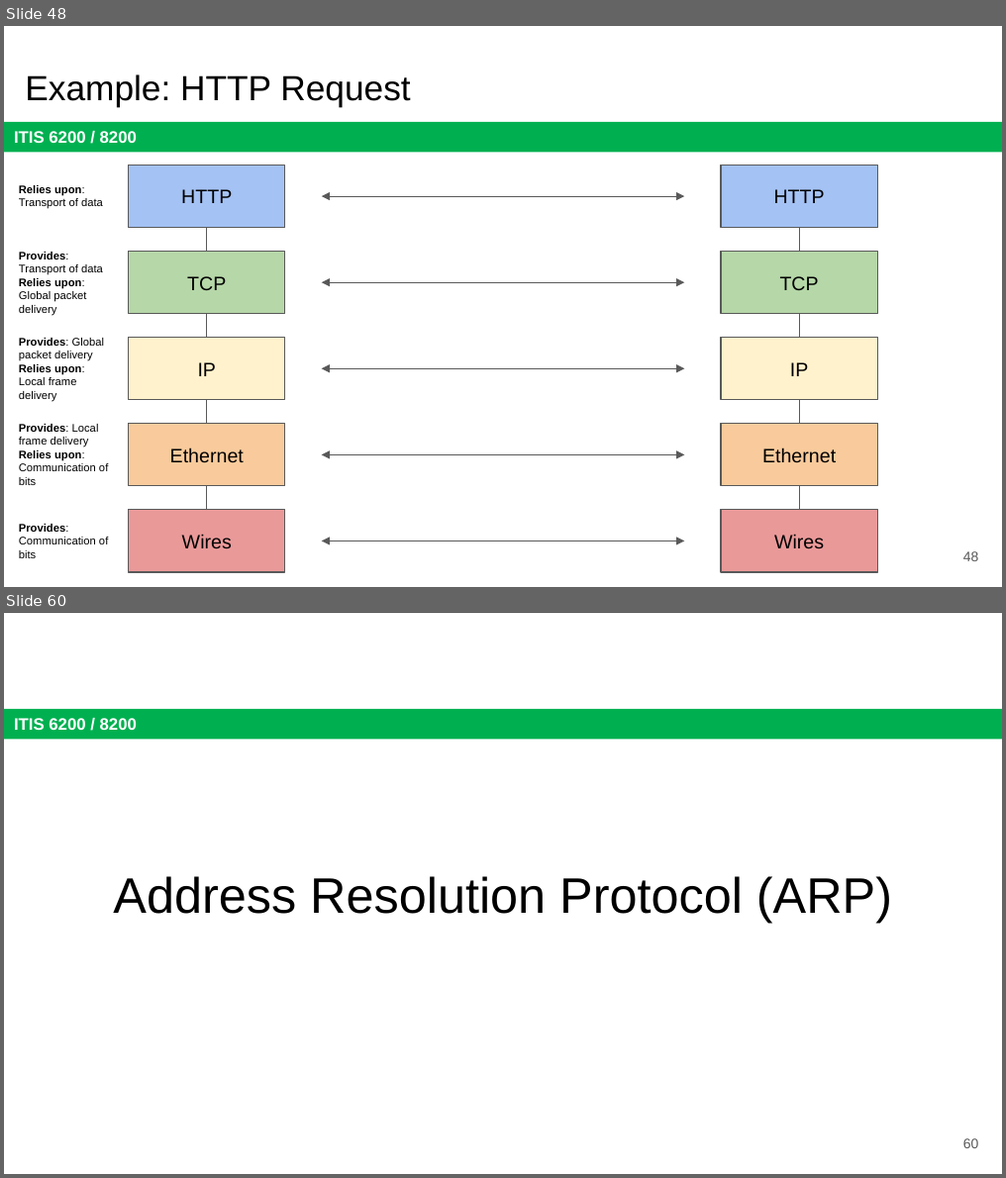
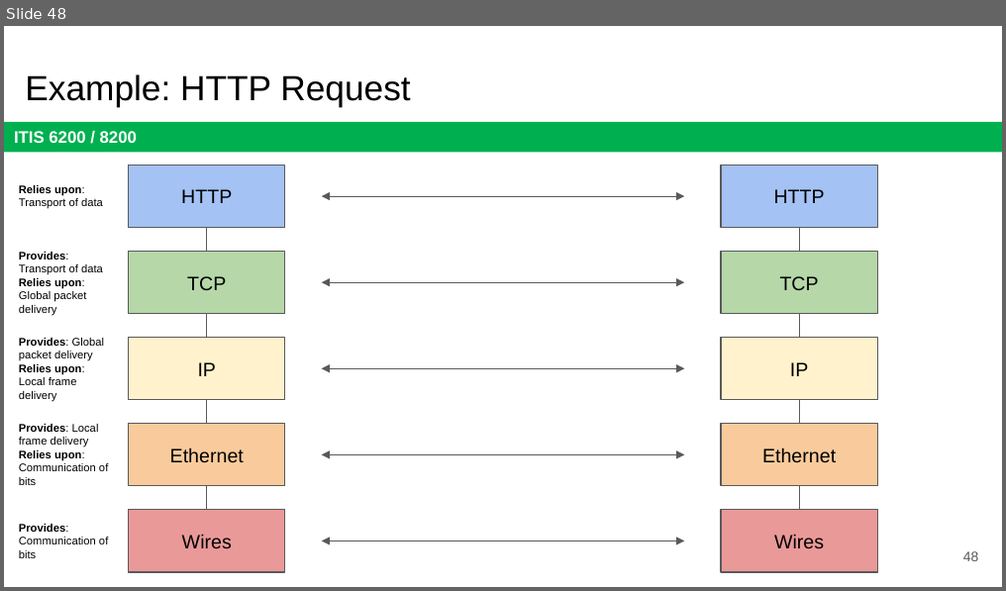
Before and after one commit to jx5c/github.io, a slide deck: teaching/ITIS6200/2023fa/lectures/lec14.pptx. Shown one above the other, each under a label of ours: slides 48 and 60 before the commit, slide 48 after it; the slides between them are not shown. The pictures are 1006x1178 and 1006x591 pixels, drawn with LibreOffice and Linux fonts; fonts in the diff are those of the drawing. Boxes give left, top, right and bottom in pixels: in the first picture for what was removed or moved away, otherwise in the second. Text is boxed around its words. In the diff, an @@ line names an element or a change of style, - is before the commit and + after.

```diff
--- a/teaching/ITIS6200/2023fa/lectures/lec14.pptx
+++ b/teaching/ITIS6200/2023fa/lectures/lec14.pptx
@@ slide 60 removed at [4, 613, 1002, 1174], background #FFFFFF; not listed: 1 template element that a slide beside it also shows @@
@@ title removed at [113, 876, 892, 923] @@
-Address Resolution Protocol (ARP)
@@ page number removed at [963, 1139, 979, 1149] @@
-60
```
Also in this commit, not shown: 1 slide changed, 23 other slides removed, 8 other files.
